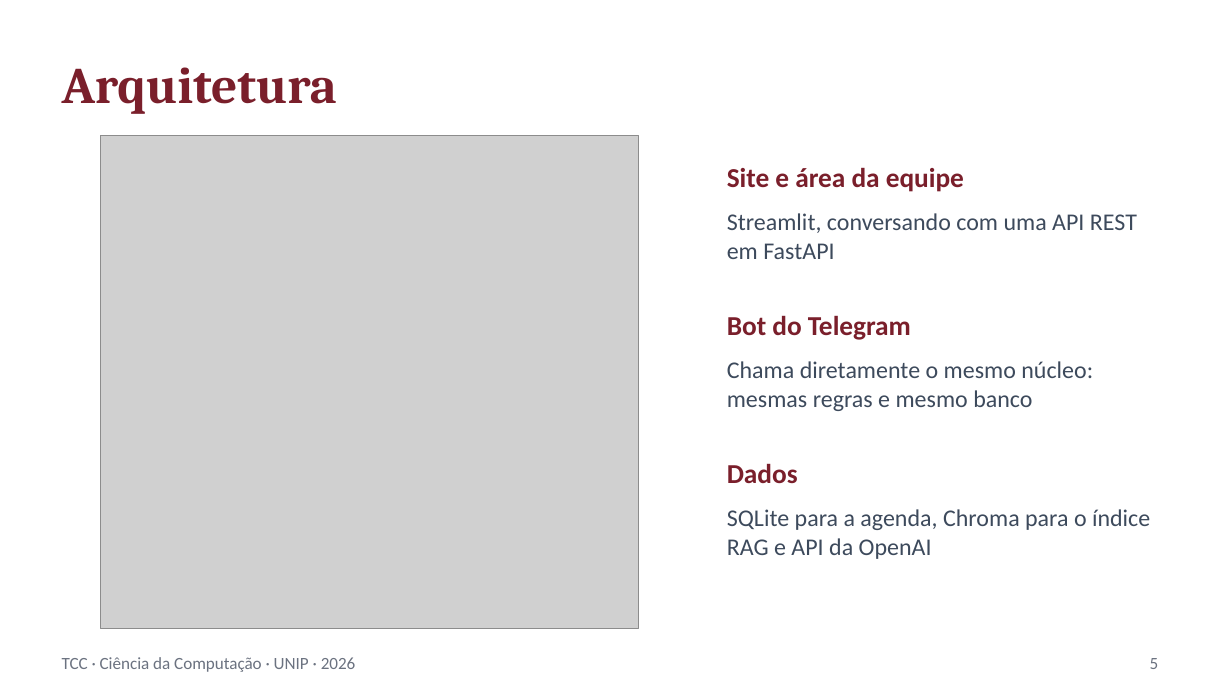
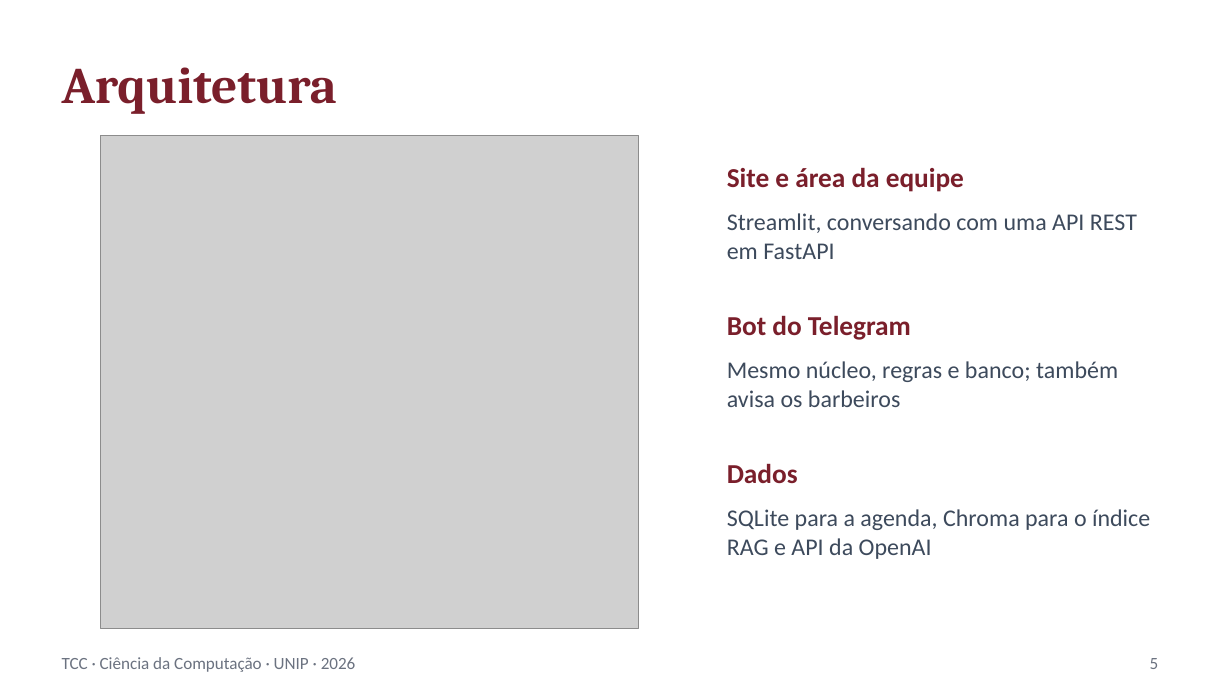
Before and after one commit to JoaoLeca/TCC-PARCIAL, a slide deck: slide 5 of docs/apresentacao/apresentacao_tcc.pptx. Drawn at 1232x693 pixels with LibreOffice and Linux fonts; fonts in the diff are those of the drawing; grey boxes stand for pictures. Boxes give left, top, right and bottom in pixels: in the first picture for what was removed or moved away, otherwise in the second. Text is boxed around its words. In the diff, an @@ line names an element or a change of style, - is before the commit and + after.

```diff
--- a/docs/apresentacao/apresentacao_tcc.pptx
+++ b/docs/apresentacao/apresentacao_tcc.pptx
@@ text at (727, 361, 1118, 407): text changed @@
-Chama diretamente o mesmo núcleo: mesmas regras e mesmo banco
+Mesmo núcleo, regras e banco; também avisa os barbeiros
```
Also in this commit, not shown: 11 other slides changed, 1 slide added, 14 other files.
